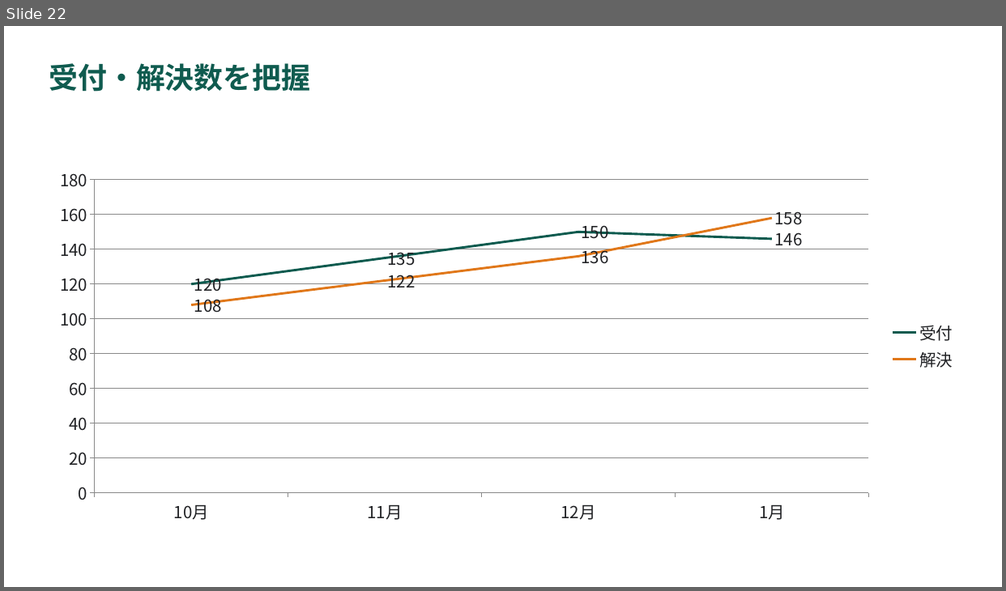
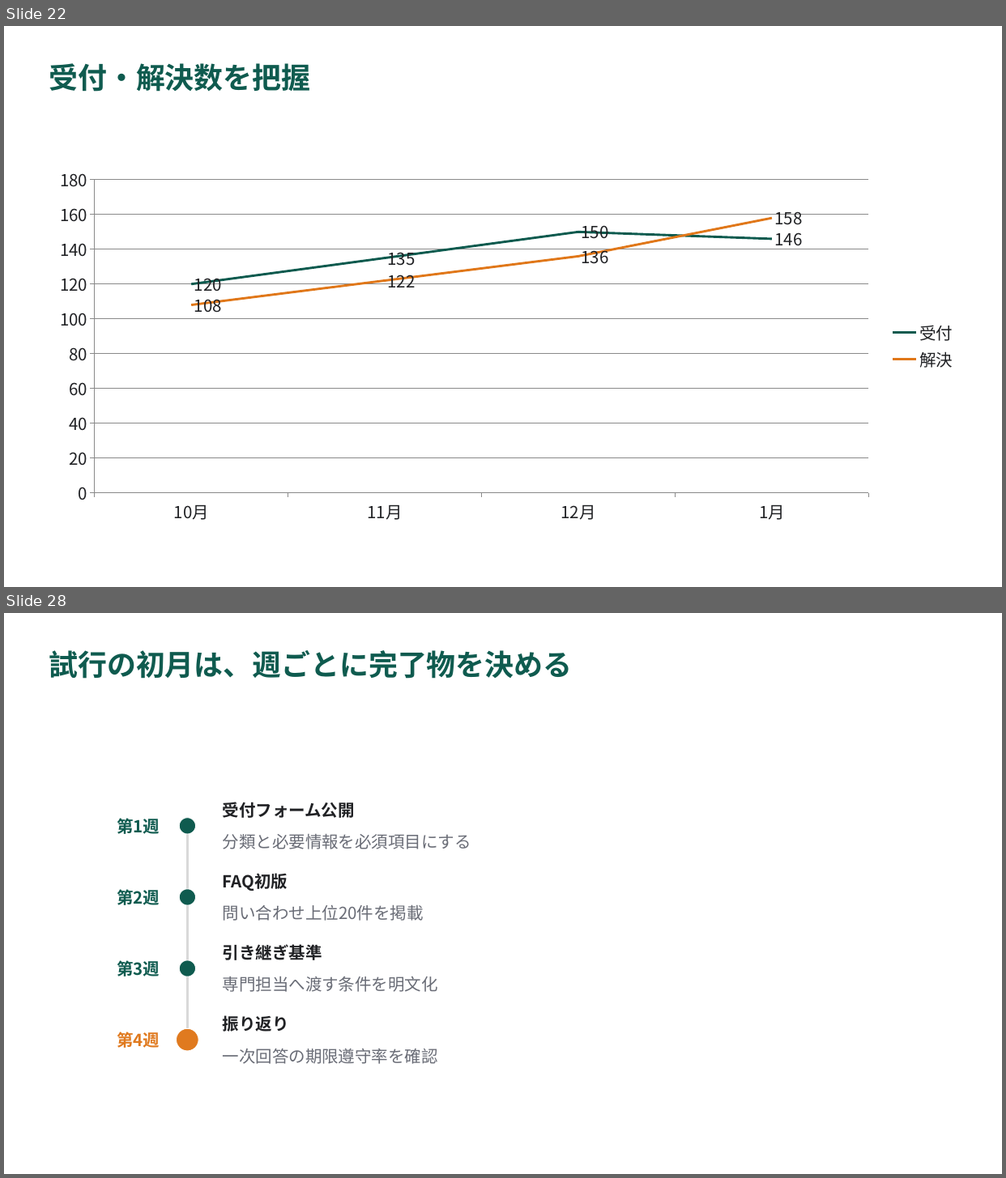
Before and after one commit to YHirano7/Artifacts, a slide deck: skills/pptx-deck/examples/component-gallery/component-gallery.pptx. Shown one above the other, each under a label of ours: slide 22 before the commit, slides 22 and 28 after it; the slides between them are not shown. The pictures are 1006x591 and 1006x1178 pixels, drawn with LibreOffice and Linux fonts; fonts in the diff are those of the drawing. Boxes give left, top, right and bottom in pixels: in the first picture for what was removed or moved away, otherwise in the second. Text is boxed around its words. In the diff, an @@ line names an element or a change of style, - is before the commit and + after.

```diff
--- a/skills/pptx-deck/examples/component-gallery/component-gallery.pptx
+++ b/skills/pptx-deck/examples/component-gallery/component-gallery.pptx
@@ slide 28 added at box(4, 613, 1002, 1174), background #FFFFFF @@
@@ title added at box(49, 650, 572, 679), 28 pt, text #0F5B4F, bold @@
+試行の初月は、週ごとに完了物を決める
@@ line added from (187, 826) to (187, 1041), #D9D9D9 2 pt @@
@@ group added at box(117, 802, 471, 850): 3 texts, 1 ellipse @@
+第1週
+受付フォーム公開
+分類と必要情報を必須項目にする
@@ group added at box(117, 873, 424, 921): 3 texts, 1 ellipse @@
+第2週
+FAQ初版
+問い合わせ上位20件を掲載
@@ group added at box(117, 944, 438, 992): 3 texts, 1 ellipse @@
+第3週
+引き継ぎ基準
+専門担当へ渡す条件を明文化
@@ group added at box(117, 1016, 438, 1064): 3 texts, 1 ellipse @@
+第4週
+振り返り
+一次回答の期限遵守率を確認
```
Also in this commit, not shown: 10 other slides added, 26 other files.
